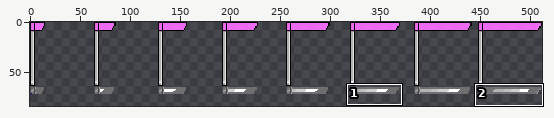
A sprite sheet gets an edit: dat/tilesets/default/misc/flags.png. The picture above shows the old version from afar; the outline marks the close-up.
Close-up. Before the edit:
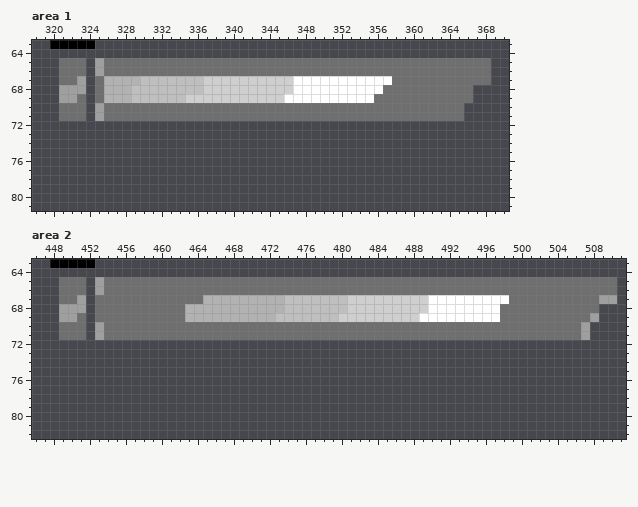
The file is 512x128 pixels. Colours within 5 levels of each other are drawn and written as one. Shown: area 1: x 318..370, y 63..81; area 2: x 446..511, y 63..82. The wide view leaves out empty margins. The commit also changed other parts of the picture, which this record leaves out.
The same view after the edit:
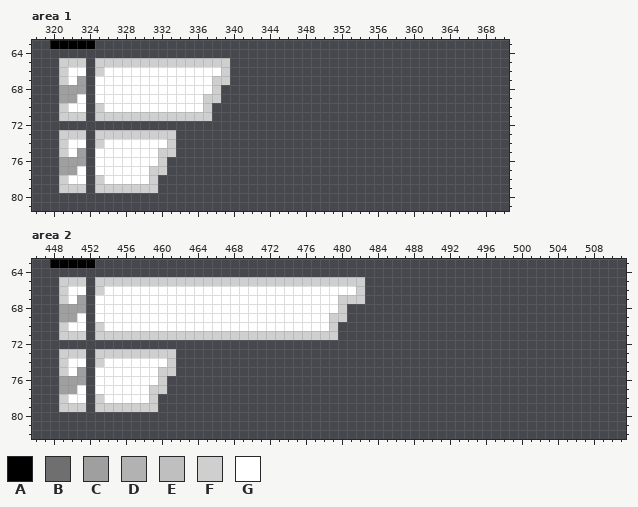
Palette (. is transparent): A #000000  B #6f6f6f  C #9f9f9f  D #b2b2b2  E #bfbfbf  F #cfcfcf  G #ffffff
The edit:
Changed rows in their new state; - is an unchanged pixel.
Area 1:
first column x 321:
65 FFF-FFFFFFFFFFFFFFF.............................
66 FGG-FGGGGGGGGGGGGGF.............................
67 FG--GGGGGGGGGGGGG--.............................
68 ----GGGGGGGGGGGGG-............................--
69 --G-GGGGGGGGGGGG--............................--
70 FGG-FGGGGGGGGGGGF............................---
71 FFF-FFFFFFFFFFFFF............................---
73 FFF-FFFFFFFFF-----------------------------------
74 FGG-FGGGGGGGF-----------------------------------
75 FGC-GGGGGGGFF-----------------------------------
76 CCC-GGGGGGGF------------------------------------
77 CCG-GGGGGGFF------------------------------------
78 FGG-FGGGGGF-------------------------------------
79 FFF-FFFFFFF-------------------------------------
Area 2:
first column x 449:
65 FFF-FFFFFFFFFFFFFFFFFFFFFFFFFFFFFF............................
66 FGG-FGGGGGGGGGGGGGGGGGGGGGGGGGGGGF............................
67 FG--GGGGGGGGGGGGGGGGGGGGGGGGGGGF--............................
68 ----GGGGGGGGGGGGGGGGGGGGGGGGGGGF............................--
69 --G-GGGGGGGGGGGGGGGGGGGGGGGGGGF-............................--
70 FGG-FGGGGGGGGGGGGGGGGGGGGGGGGGF............................---
71 FFF-FFFFFFFFFFFFFFFFFFFFFFFFFFF............................---
73 FFF-FFFFFFFFF-------------------------------------------------
74 FGG-FGGGGGGGF-------------------------------------------------
75 FGC-GGGGGGGFF-------------------------------------------------
76 CCC-GGGGGGGF--------------------------------------------------
77 CCG-GGGGGGFF--------------------------------------------------
78 FGG-FGGGGGF---------------------------------------------------
79 FFF-FFFFFFF---------------------------------------------------
Boxes around the changes in both close-ups, in picture pixels (x1, y1, x2, y2):
changed: (59, 58, 491, 193)
changed: (59, 277, 617, 412)
